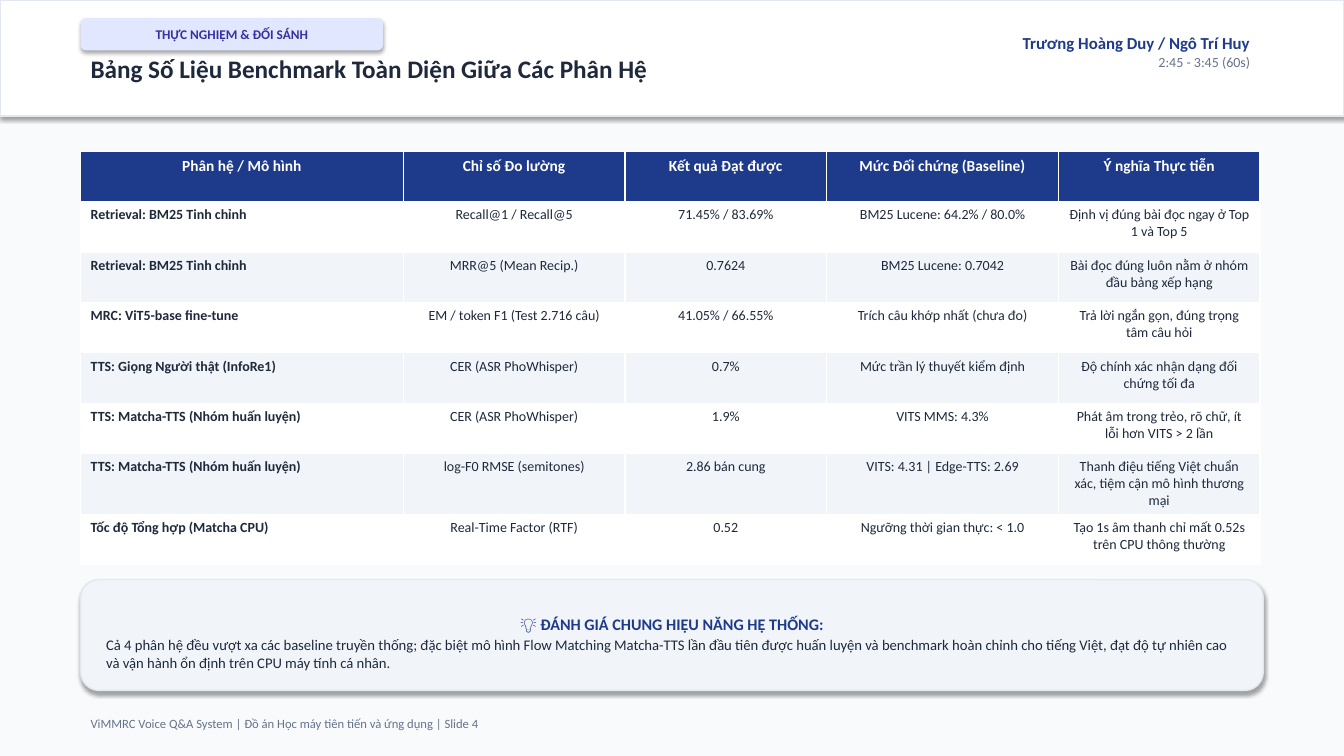
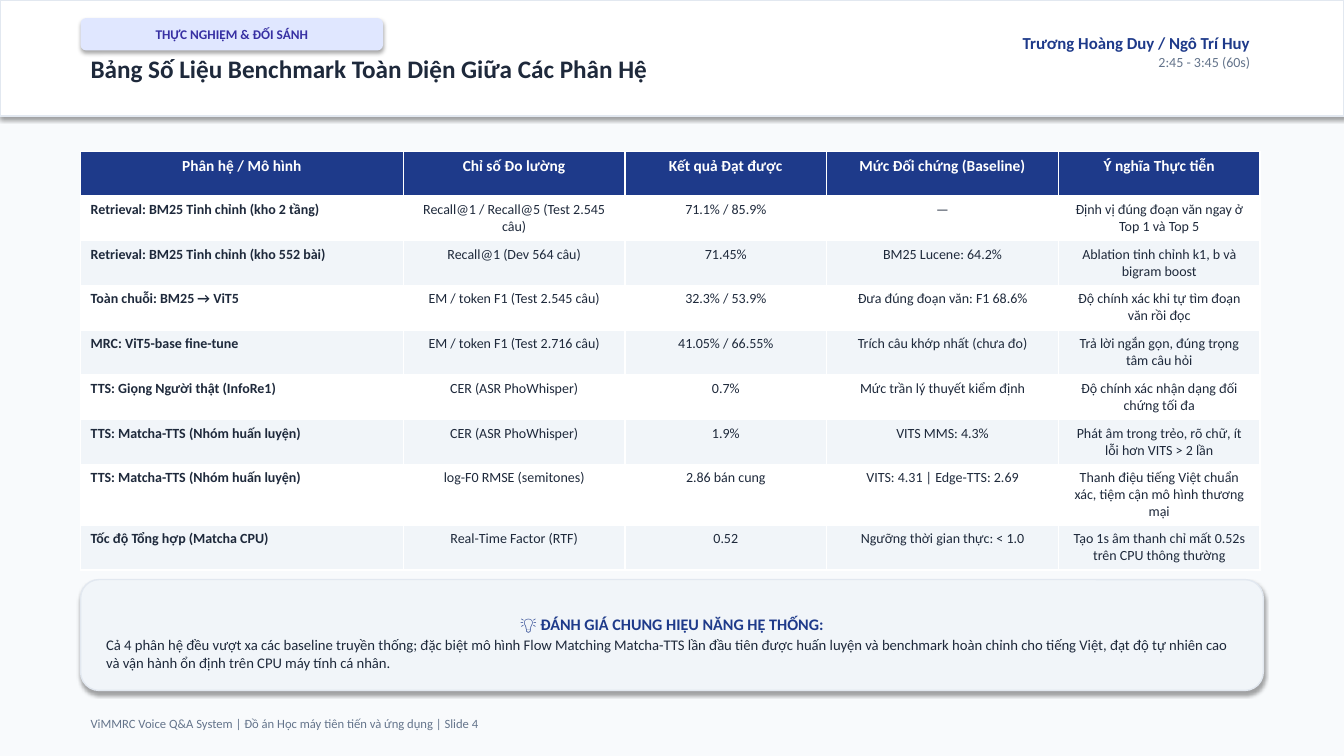
Before and after one commit to ngohuy04022000/vimmrc-qa-voice, a slide deck: slide 4 of docs/ViMMRC_Presentation_5min.pptx. Drawn at 1344x756 pixels with LibreOffice and Linux fonts; fonts in the diff are those of the drawing. Boxes give left, top, right and bottom in pixels: in the first picture for what was removed or moved away, otherwise in the second. Text is boxed around its words. In the diff, an @@ line names an element or a change of style, - is before the commit and + after.

```diff
--- a/docs/ViMMRC_Presentation_5min.pptx
+++ b/docs/ViMMRC_Presentation_5min.pptx
@@ table at <box>81,151,1260,567</box> @@
-row 2: Retrieval: BM25 Tinh chỉnh | Recall@1 / Recall@5 | 71.45% / 83.69% | BM25 Lucene: 64.2% / 80.0% | Định vị đúng bài đọc ngay ở Top 1 và Top 5
-row 3: Retrieval: BM25 Tinh chỉnh | MRR@5 (Mean Recip.) | 0.7624 | BM25 Lucene: 0.7042 | Bài đọc đúng luôn nằm ở nhóm đầu bảng xếp hạng
+row 2: Retrieval: BM25 Tinh chỉnh (kho 2 tầng) | Recall@1 / Recall@5 (Test 2.545 câu) | 71.1% / 85.9% | — | Định vị đúng đoạn văn ngay ở Top 1 và Top 5
+row 3: Retrieval: BM25 Tinh chỉnh (kho 552 bài) | Recall@1 (Dev 564 câu) | 71.45% | BM25 Lucene: 64.2% | Ablation tinh chỉnh k1, b và bigram boost
+row 4: Toàn chuỗi: BM25 → ViT5 | EM / token F1 (Test 2.545 câu) | 32.3% / 53.9% | Đưa đúng đoạn văn: F1 68.6% | Độ chính xác khi tự tìm đoạn văn rồi đọc
```
Also in this commit, not shown: 3 other slides changed, 14 other files.
